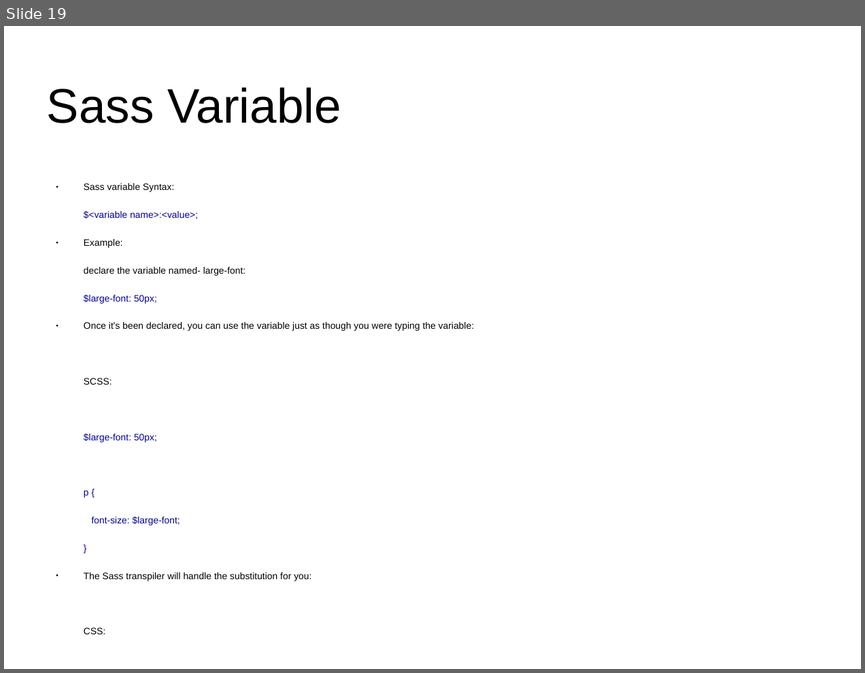
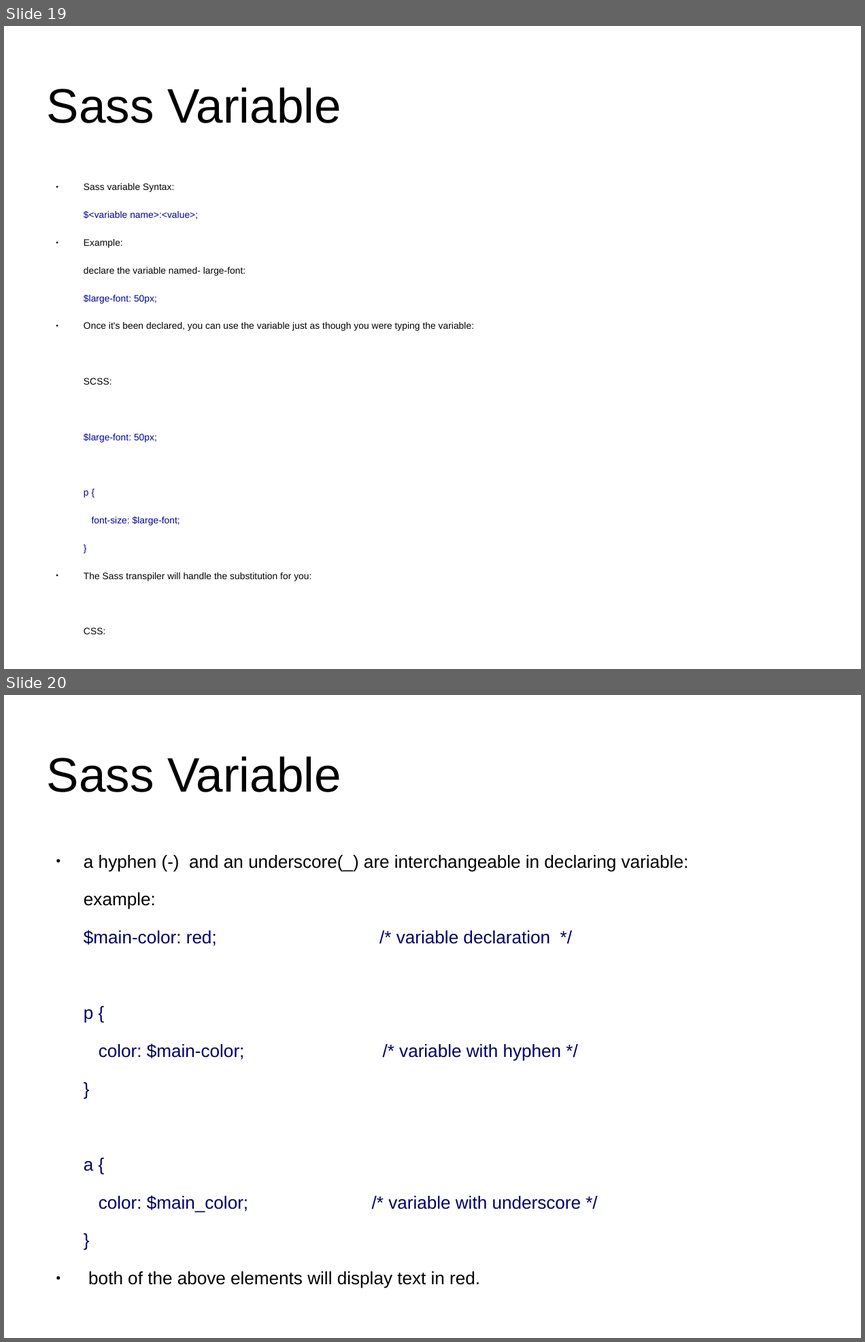
Before and after one commit to anumsh/SASS-Basics, a slide deck: SASS_basics.odp. Shown one above the other, each under a label of ours: slide 19 before the commit, slides 19 and 20 after it. The pictures are 865x673 and 865x1342 pixels, drawn with LibreOffice and Linux fonts; fonts in the diff are those of the drawing; background and template pictures are left out. Boxes give left, top, right and bottom in pixels: in the first picture for what was removed or moved away, otherwise in the second. Text is boxed around its words. In the diff, an @@ line names an element or a change of style, - is before the commit and + after.

Commit message:
feat: Sass Variable Scope

```diff
--- a/SASS_basics.odp
+++ b/SASS_basics.odp
@@ slide 20 added at <box>4,695,861,1338</box>, background #FFFFFF @@
@@ title added at <box>47,756,341,792</box>, 44.8 pt, text #000000 @@
+Sass Variable
@@ text added at <box>84,855,689,1288</box>, 16.5 pt, text #000066 @@
+● a hyphen (-) and an underscore(_) are interchangeable in declaring variable:
+example:
+$main-color: red; /* variable declaration */
+p {
+color: $main-color; /* variable with hyphen */
+}
+a {
+color: $main_color; /* variable with underscore */
+}
+● both of the above elements will display text in red.
```
Also in this commit, not shown: 3 other slides added.
